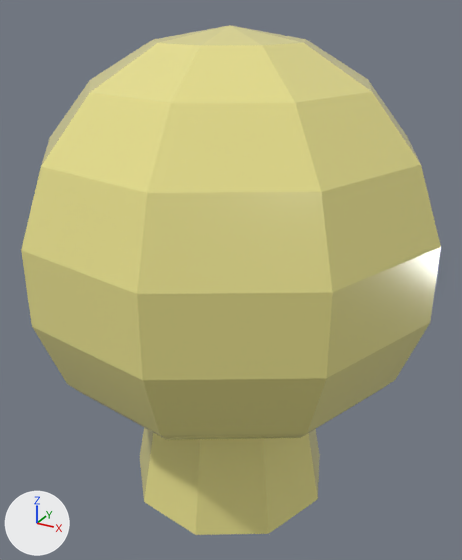
An edit to the FBX model Unity-Context-2/Assets/5_Art/Mushrooms/mush_round.fbx, drawn before and after from the same camera.
Rendered twice from a camera (50 mm lens) standing at (0.0142, -0.0257, 0.011) and looking at (0.0, 0.0, -0.0018). Every picture has the same lights, and +X, +Y and +Z are marked at lower left. Where no turn or scale is listed for an object, it has been applied to the vertices.

The older version as bpy lines, for what is in view:
```python
mat_standardsurface2 = principled_material('standardSurface2')
mat_standardsurface2.base_color = (0.82, 0.757, 0.273)  # yellow #eae28f
mat_standardsurface2.roughness = 0.2
me_mesh = bpy.data.meshes.new('Mesh')
me_mesh.from_pydata(...)  # 101 vertices, 108 faces; spans x -0.0093..0.0098, y -0.0097..0.0097, z -0.0143..0.01
me_mesh.materials.append(mat_standardsurface2)  # yellow #eae28f
ob_psphere1 = bpy.data.objects.new('pSphere1', me_mesh)
ob_psphere1.location = (0.0, 0.0, 0.0)
```
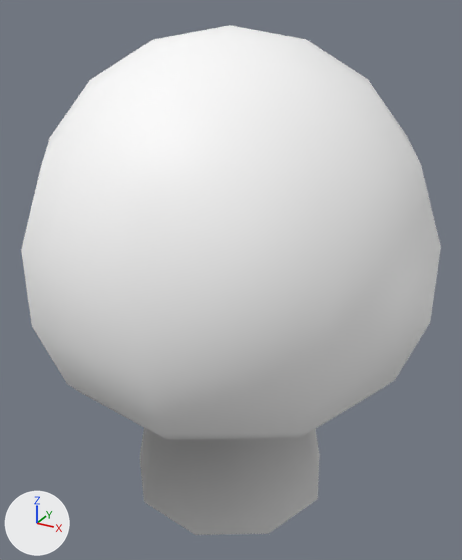
Location of each change, (x1, y1, x2, y2) in pixels of the pictures (462 x 560 px):
'pSphere1', recoloured, surface changed, shading changed (yellow to white): (21, 25, 441, 535) in both

What changed in the scene script:
```text
Change mat_standardsurface2:
    mat_standardsurface2.base_color: (0.82, 0.757, 0.273) -> (1.0, 1.0, 1.0)  # yellow #eae28f -> white #ffffff
    mat_standardsurface2.roughness: 0.2 -> 0.553
Change me_mesh:
    where me_mesh.from_pydata(...)  # 101 vertices, 108 faces; spans x -0.0093..0.0098, y -0.0097..0.0097, z -0.0143..0.01
    used by ob_psphere1; location = (0.0, 0.0, 0.0)
    me_mesh part 1: edges marked sharp go from 162 to 0
```
